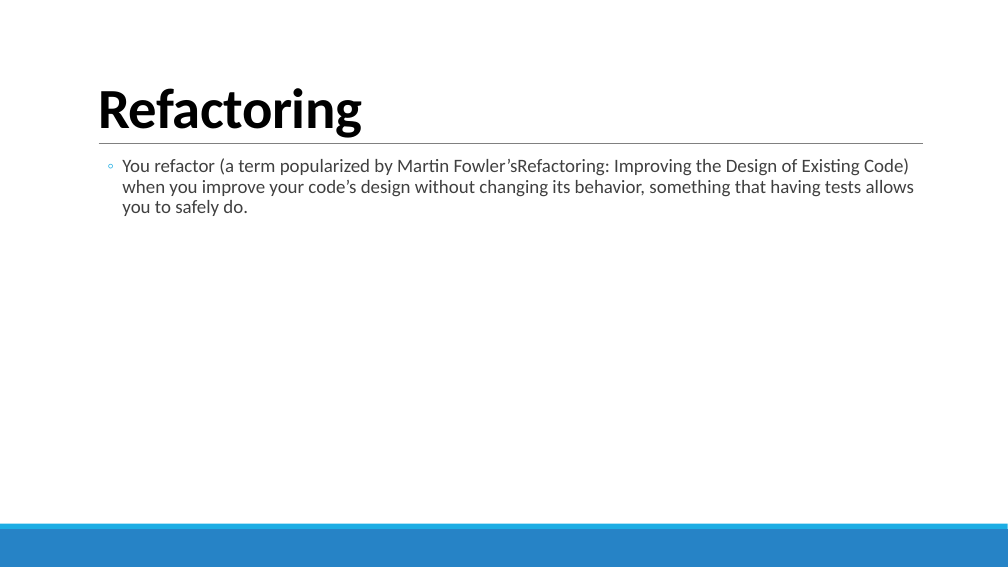
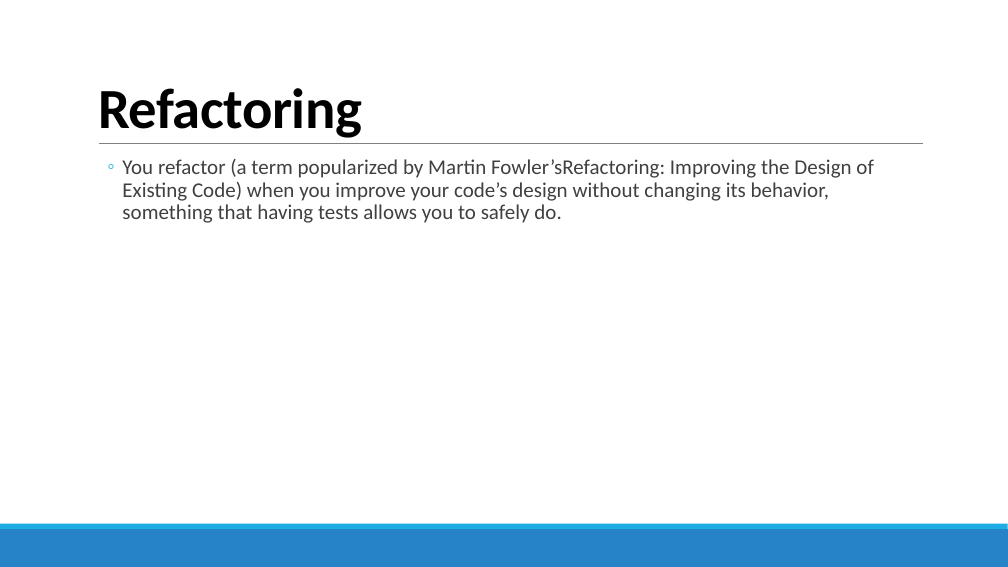
Before and after one commit to reza-arjmandi/Agile-Software-Development-Course, a slide deck: slide 8 of session3/TDD Foundations.pptx. Drawn at 1008x567 pixels with LibreOffice and Linux fonts; fonts in the diff are those of the drawing. Boxes give left, top, right and bottom in pixels: in the first picture for what was removed or moved away, otherwise in the second. Text is boxed around its words. In the diff, an @@ line names an element or a change of style, - is before the commit and + after.

```diff
--- a/session3/TDD Foundations.pptx
+++ b/session3/TDD Foundations.pptx
@@ text "You refactor (a term popularized ..." at box(122, 159, 874, 223): size 18 to 20 pt @@
```
Also in this commit, not shown: 1 other slide changed, 11 slides removed, 42 other files.
